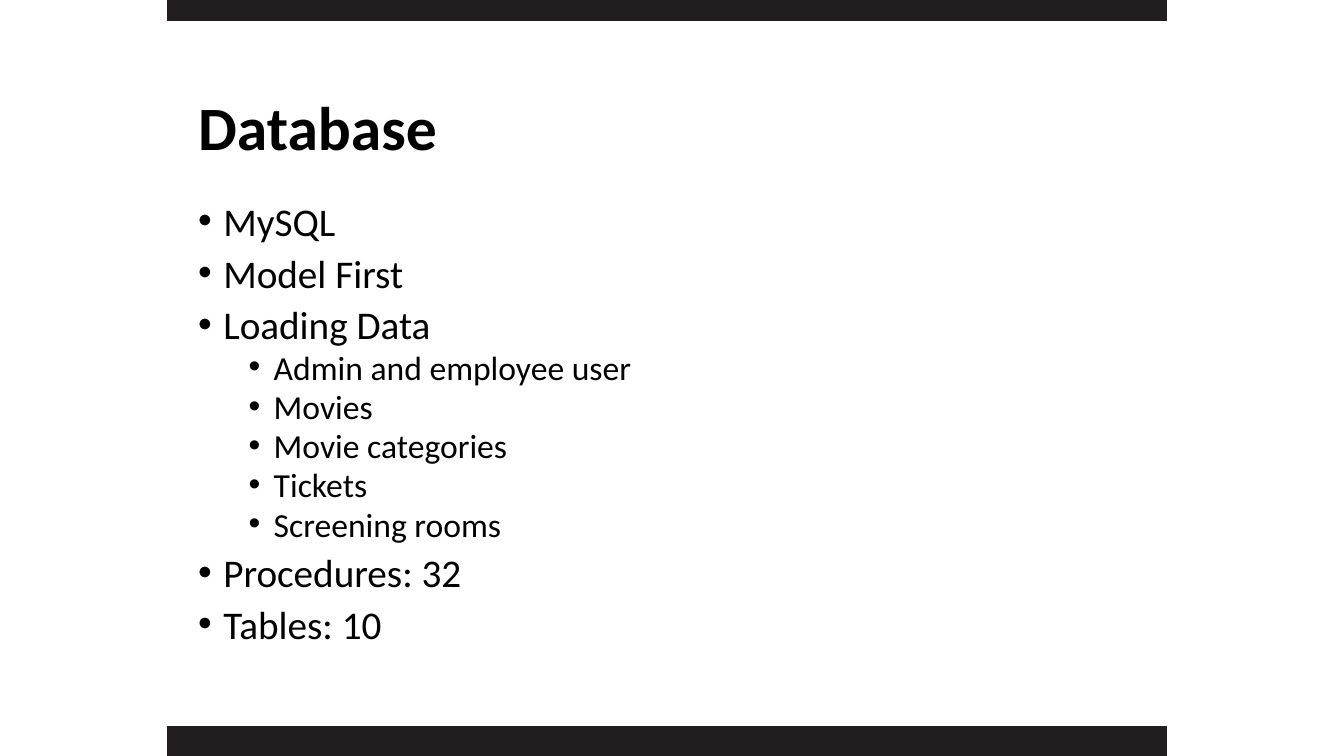
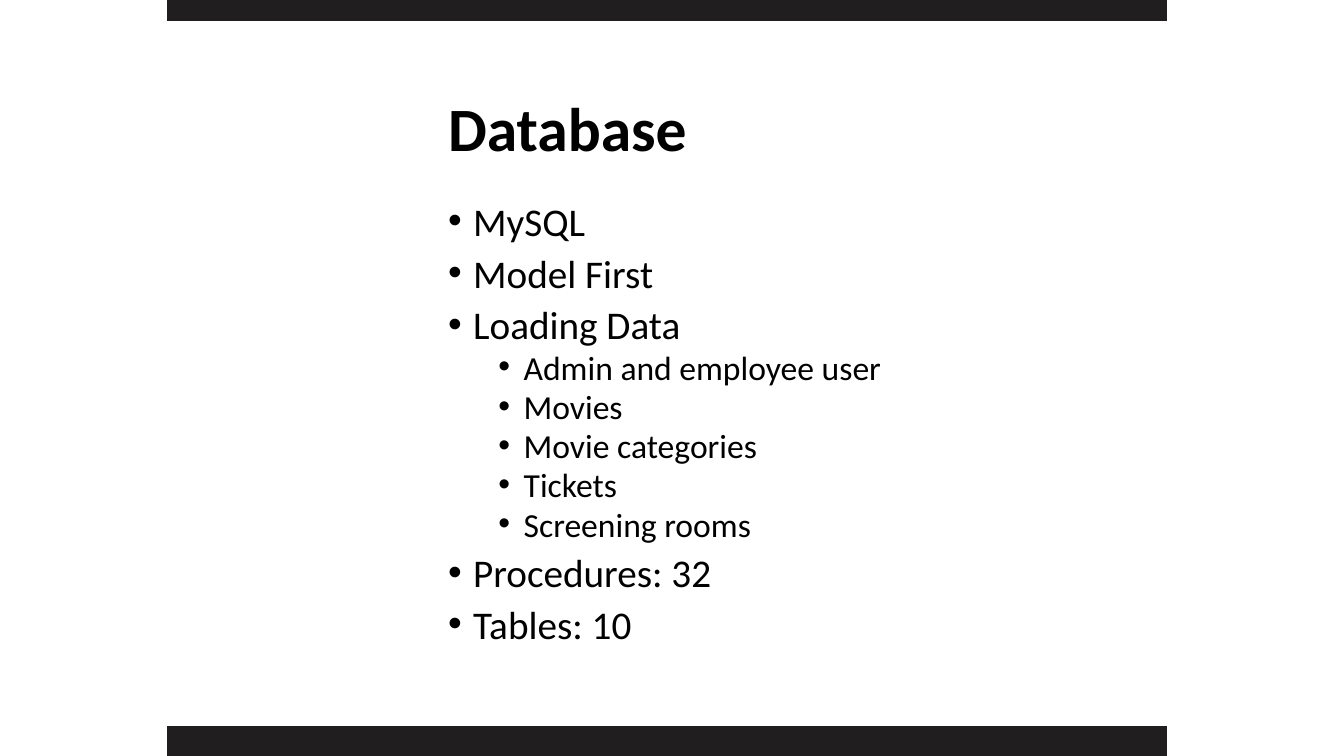
Before and after one commit to CzinegeZoltan/Vizsgaremek, a slide deck: slide 7 of Dokumentumok/Duna Mozi.pptx. Drawn at 1344x756 pixels with LibreOffice and Linux fonts; fonts in the diff are those of the drawing; background and template pictures are left out. Boxes give left, top, right and bottom in pixels: in the first picture for what was removed or moved away, otherwise in the second. Text is boxed around its words. In the diff, an @@ line names an element or a change of style, - is before the commit and + after.

```diff
--- a/Dokumentumok/Duna Mozi.pptx
+++ b/Dokumentumok/Duna Mozi.pptx
@@ title "Database": place and size @@
-title "Database" at (198, 106, 437, 151)
+title "Database" at (448, 107, 687, 152)
@@ text "MySQL": place and size @@
-text "MySQL" at (223, 210, 631, 640)
+text "MySQL" at (473, 210, 881, 640)
```
Also in this commit, not shown: 2 other slides changed.
